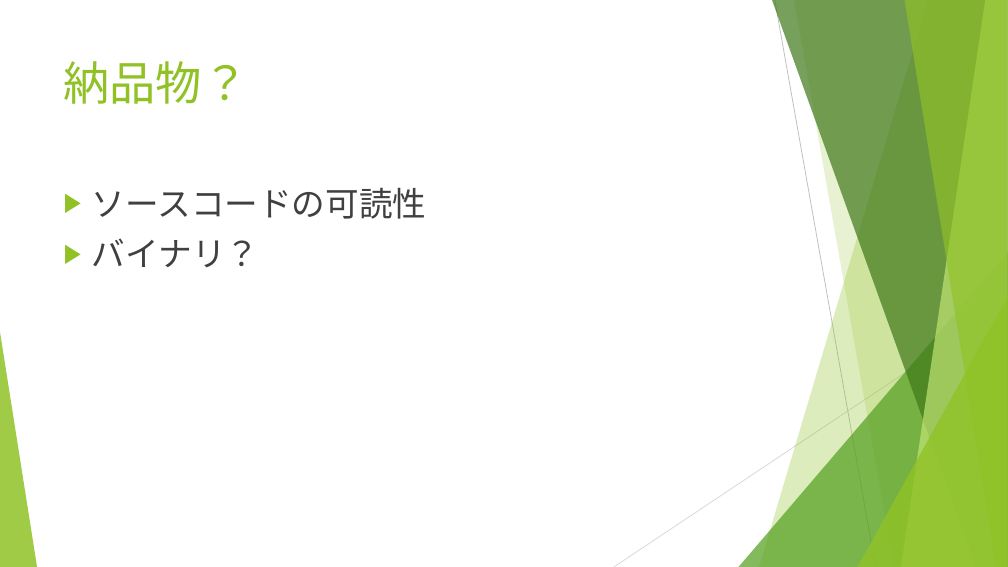
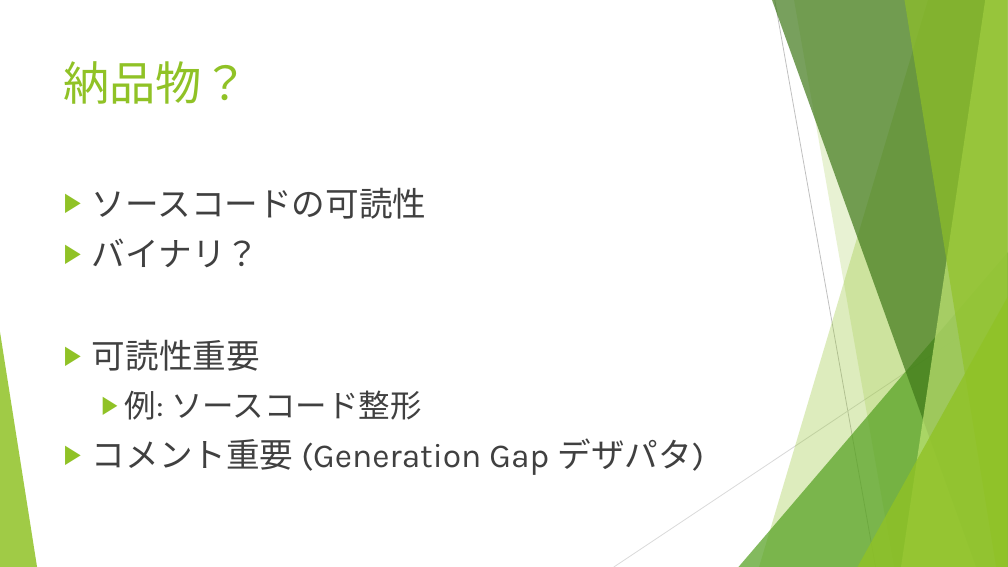
Before and after one commit to igapyon/docs, a slide deck: slide 6 of ppt/codegendev-opening.pptx (slide 5 before the commit). Drawn at 1008x567 pixels with LibreOffice and Linux fonts; fonts in the diff are those of the drawing. Boxes give left, top, right and bottom in pixels: in the first picture for what was removed or moved away, otherwise in the second. Text is boxed around its words. In the diff, an @@ line names an element or a change of style, - is before the commit and + after.

```diff
--- a/ppt/codegendev-opening.pptx
+++ b/ppt/codegendev-opening.pptx
@@ text at (92, 339, 704, 475): paragraphs added @@
+▶ 可読性重要
+  ▶ 例: ソースコード整形
+▶ コメント重要 (Generation Gap デザパタ)
```
Also in this commit, not shown: 4 other slides changed, 2 slides added.
